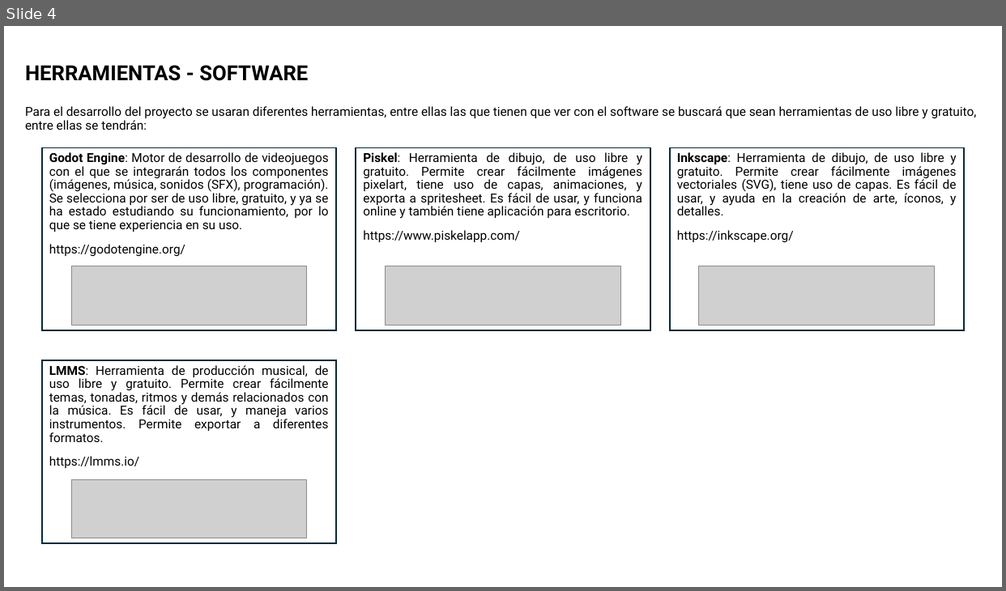
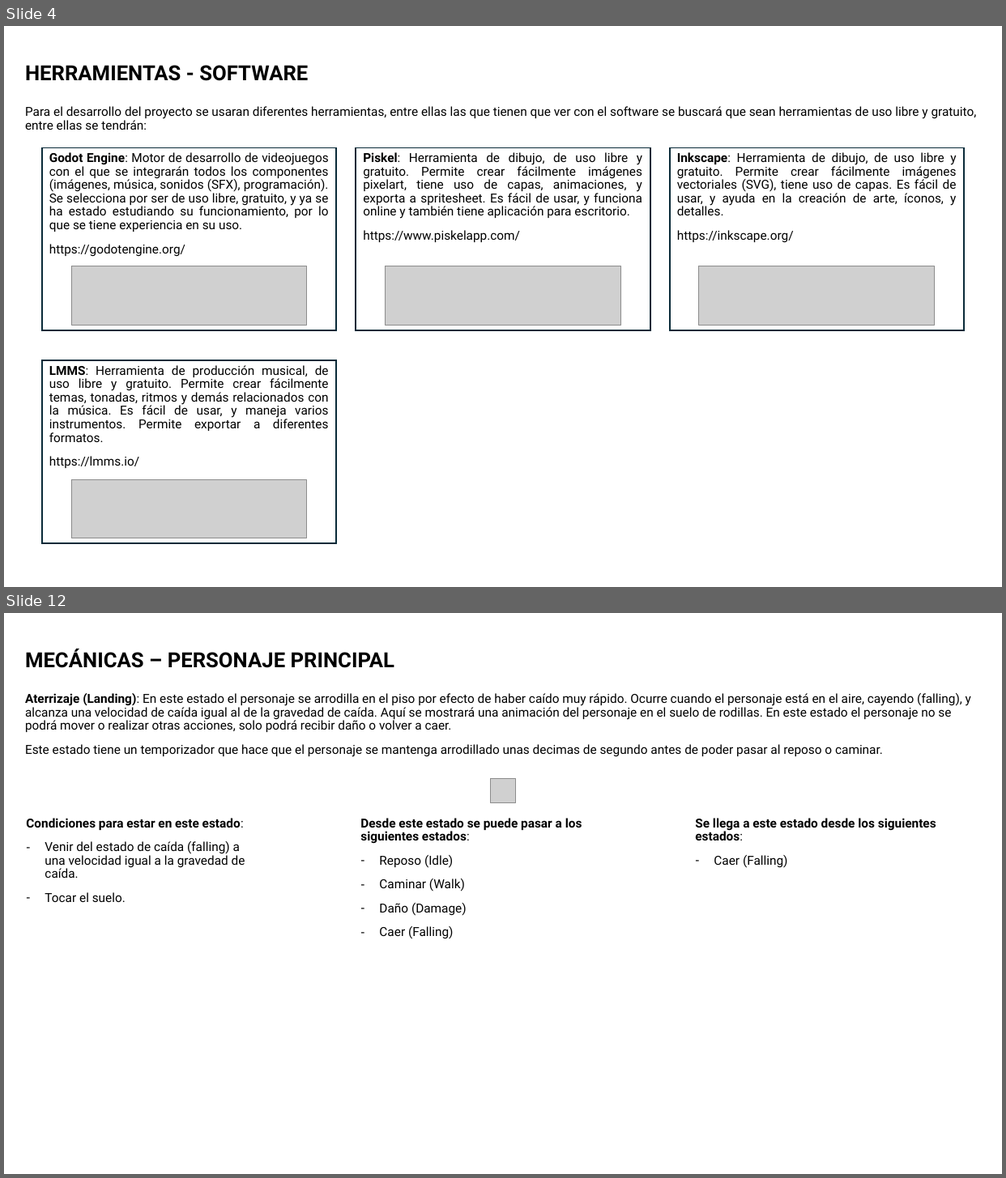
Before and after one commit to gaitanivan/Platformer-Game, a slide deck: docs/DOCUMENTO DE DISEÑO.pptx. Shown one above the other, each under a label of ours: slide 4 before the commit, slides 4 and 12 after it; the slides between them are not shown. The pictures are 1006x591 and 1006x1178 pixels, drawn with LibreOffice and Linux fonts; fonts in the diff are those of the drawing; grey boxes stand for pictures. Boxes give left, top, right and bottom in pixels: in the first picture for what was removed or moved away, otherwise in the second. Text is boxed around its words. In the diff, an @@ line names an element or a change of style, - is before the commit and + after.

```diff
--- a/docs/DOCUMENTO DE DISEÑO.pptx
+++ b/docs/DOCUMENTO DE DISEÑO.pptx
@@ slide 12 added at [4, 613, 1002, 1174], background #FFFFFF @@
@@ title added at [25, 649, 394, 668], 20 pt, text #000000, bold @@
+MECÁNICAS – PERSONAJE PRINCIPAL
@@ text added at [25, 693, 971, 757], 12 pt, text #000000 @@
+Aterrizaje (Landing): En este estado el personaje se arrodilla en el piso por efecto de haber caído muy rápido. Ocurre cuando el personaje está en el aire, cayendo (falling), y alcanza una velocidad de caída igual al de la gravedad de caída. Aquí se mostrará una animación del personaje en el suelo de rodillas. En este estado el personaje no se podrá mover o realizar otras acciones, solo podrá recibir daño o volver a caer.
+Este estado tiene un temporizador que hace que el personaje se mantenga arrodillado unas decimas de segundo antes de poder pasar al reposo o caminar.
@@ picture added at [491, 778, 515, 803] @@
@@ text added at [26, 818, 245, 902], 12 pt, text #000000 @@
+Condiciones para estar en este estado:
+– Venir del estado de caída (falling) a una velocidad igual a la gravedad de caída.
+– Tocar el suelo.
@@ text added at [360, 818, 582, 939], 12 pt, text #000000 @@
+Desde este estado se puede pasar a los siguientes estados:
+– Reposo (Idle)
+– Caminar (Walk)
+– Daño (Damage)
+– Caer (Falling)
@@ text added at [695, 818, 936, 868], 12 pt, text #000000, bold @@
+Se llega a este estado desde los siguientes estados:
+– Caer (Falling)
```
Also in this commit, not shown: 1 slide changed, 11 other slides added, 25 other files.
